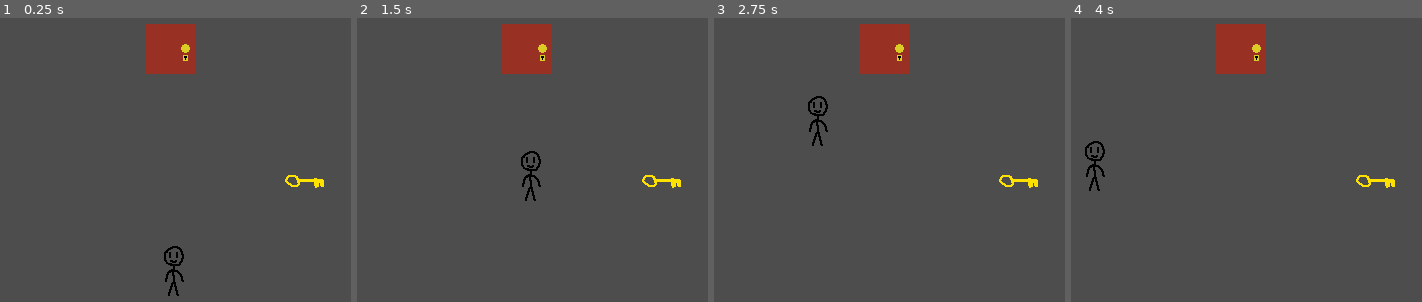
Above: before the commit, frames 1-4 (left to right).
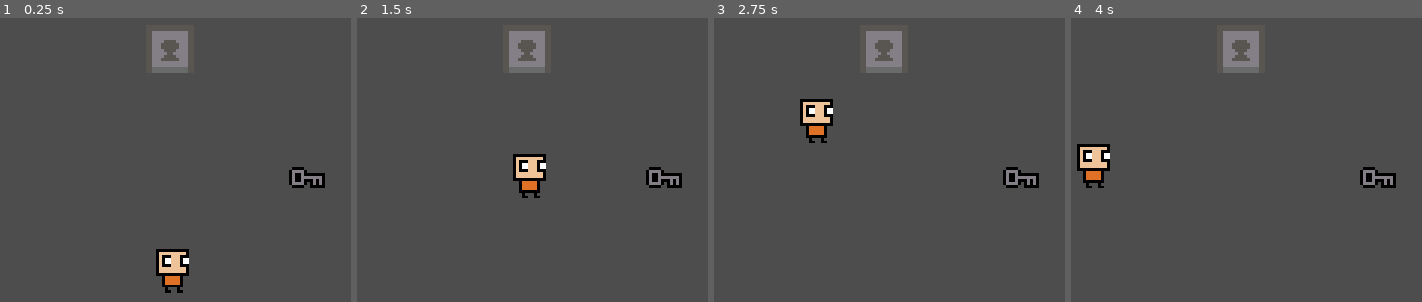
Above: after the commit, the same moments.

Repository: dullxxisdead/My-Godot-Journey
Game: Godot game, scene res://main_node_2d.tscn
The game is run twice, just before and just after one commit, with the same random seed, the same clock (stepped at 60 frames per second) and the same inputs.
Inputs:
- Up to frame 1 (0.25 s): no input
- Up to frame 2 (1.5 s): tap Enter at 0.5 s; hold W (MovePlayerUP) from 0.53 s (still down); tap F (PlayerAction) at 0.6, 1.35 s
- Up to frame 3 (2.75 s): release W (MovePlayerUP) at 2.03 s; hold A (MovePlayerLeft) from 2.03 s (still down); tap F (PlayerAction) at 2.1 s
- Up to frame 4 (4 s): tap F (PlayerAction) at 2.85, 3.6 s; release A (MovePlayerLeft) at 3.53 s; hold S (MovePlayerDown) from 3.53 s (still down)

The runs differ from the first frame. In frame 1, 4.3% of the frame differs, in the area x 41-93%, y 2-98%; in frame 2, 4.3%, in the area x 41-93%, y 2-65%; in frame 3, 4.3%; in frame 4, 4.3%.

Commit message:
Я просто боженька

Diff:
--- a/interactive-door/door.gd
+++ b/interactive-door/door.gd
@@ -7,6 +7,8 @@
 var door_open = false
 
 var player_nearby = false
+
+signal door_unlocked
 
 func _process(delta: float) -> void:
 	door_interaction()
@@ -25,6 +27,9 @@
 	if player_have_key == true:
 		door_locked = false
 		print("Дверь отперта!")
+		$DoorSprite.show()
+		$DoorLockedSprite.hide()
+		door_unlocked.emit()
 	else:
 		print("Дверь заперта. Нужен ключ!")
 		return
@@ -32,10 +37,16 @@
 func open_door():
 	door_open = true
 	print("Дверь открыта.")
+	$DoorSprite.hide()
+	$DoorOpenedSprite.show()
+	$StaticBody2D/DoorCollision.disabled = true
 
 func close_door():
 	door_open = false
 	print("Дверь закрыта.")
+	$DoorSprite.show()
+	$DoorOpenedSprite.hide()
+	$StaticBody2D/DoorCollision.disabled = false
 
 func _on_area_2d_body_entered(body: Node2D) -> void:
 	player_nearby = true
--- a/interactive-door/key.gd
+++ b/interactive-door/key.gd
@@ -4,4 +4,4 @@
 
 func _on_area_2d_PLAYER_entered(body: Node2D) -> void:
 	print("Вы взяли ключ!")
-	hide()
+	queue_free()
--- a/interactive-door/main_node_2d.tscn
+++ b/interactive-door/main_node_2d.tscn
@@ -1,14 +1,12 @@
 [gd_scene format=3 uid="uid://bshhoi1mmsbia"]
 
 [ext_resource type="Script" uid="uid://dq5ca8wg8rd7a" path="res://player.gd" id="1_f73ox"]
-[ext_resource type="Texture2D" uid="uid://c2ktovkgekwak" path="res://Sprites/Player_main.png" id="1_wqkee"]
+[ext_resource type="Texture2D" uid="uid://uuj341p8ufgt" path="res://Sprites/WeaponCrypt.png" id="2_3v44e"]
 [ext_resource type="Script" uid="uid://c7f1sbqwfvoyt" path="res://door.gd" id="3_45nqt"]
-[ext_resource type="Texture2D" uid="uid://dbhq1pw8hf48b" path="res://Sprites/Door Locked.png" id="4_3v44e"]
-[ext_resource type="Texture2D" uid="uid://g6rys42scc40" path="res://Sprites/Key.png" id="5_3v44e"]
 [ext_resource type="Script" uid="uid://bcovr2x0p5pnu" path="res://key.gd" id="5_g3df5"]
 
 [sub_resource type="RectangleShape2D" id="RectangleShape2D_822dq"]
-size = Vector2(29, 53)
+size = Vector2(43, 48)
 
 [sub_resource type="RectangleShape2D" id="RectangleShape2D_ruqxh"]
 size = Vector2(50, 50)
@@ -17,7 +15,7 @@
 size = Vector2(82, 78)
 
 [sub_resource type="RectangleShape2D" id="RectangleShape2D_emy68"]
-size = Vector2(45, 22)
+size = Vector2(43, 29)
 
 [node name="MainNode2D" type="Node2D" unique_id=402872124]
 
@@ -26,10 +24,23 @@
 collision_layer = 2
 script = ExtResource("1_f73ox")
 
-[node name="Sprite2D" type="Sprite2D" parent="Player" unique_id=1435625381]
-texture = ExtResource("1_wqkee")
+[node name="PlayerSprite" type="Sprite2D" parent="Player" unique_id=1435625381]
+texture_filter = 1
+scale = Vector2(3, 3)
+texture = ExtResource("2_3v44e")
+region_enabled = true
+region_rect = Rect2(49, 49, 12, 15)
+
+[node name="PlayerKeySprite" type="Sprite2D" parent="Player" unique_id=1534815992]
+visible = false
+texture_filter = 1
+scale = Vector2(3, 3)
+texture = ExtResource("2_3v44e")
+region_enabled = true
+region_rect = Rect2(66, 32, 14, 16)
 
 [node name="CollisionShape2D" type="CollisionShape2D" parent="Player" unique_id=945573357]
+position = Vector2(0.5, 0)
 shape = SubResource("RectangleShape2D_822dq")
 
 [node name="Door" type="Node2D" parent="." unique_id=105114842]
@@ -38,11 +49,31 @@
 
 [node name="StaticBody2D" type="StaticBody2D" parent="Door" unique_id=1338284614]
 
-[node name="CollisionShape2D" type="CollisionShape2D" parent="Door/StaticBody2D" unique_id=8700390]
+[node name="DoorCollision" type="CollisionShape2D" parent="Door/StaticBody2D" unique_id=8700390]
 shape = SubResource("RectangleShape2D_ruqxh")
 
-[node name="Sprite2D" type="Sprite2D" parent="Door" unique_id=1562474129]
-texture = ExtResource("4_3v44e")
+[node name="DoorLockedSprite" type="Sprite2D" parent="Door" unique_id=1562474129]
+texture_filter = 1
+scale = Vector2(3, 3)
+texture = ExtResource("2_3v44e")
+region_enabled = true
+region_rect = Rect2(128, 0, 16, 16)
+
+[node name="DoorSprite" type="Sprite2D" parent="Door" unique_id=1869319725]
+visible = false
+texture_filter = 1
+scale = Vector2(3, 3)
+texture = ExtResource("2_3v44e")
+region_enabled = true
+region_rect = Rect2(112, 0, 16, 16)
+
+[node name="DoorOpenedSprite" type="Sprite2D" parent="Door" unique_id=1045991277]
+visible = false
+texture_filter = 1
+scale = Vector2(3, 3)
+texture = ExtResource("2_3v44e")
+region_enabled = true
+region_rect = Rect2(144, 0, 16, 16)
 
 [node name="Area2D" type="Area2D" parent="Door" unique_id=219383147]
 light_mask = 3
@@ -57,16 +88,22 @@
 script = ExtResource("5_g3df5")
 
 [node name="Sprite2D" type="Sprite2D" parent="Key" unique_id=1080245096]
-texture = ExtResource("5_3v44e")
+texture_filter = 1
+scale = Vector2(3, 3)
+texture = ExtResource("2_3v44e")
+region_enabled = true
+region_rect = Rect2(112, 66, 16, 14)
 
 [node name="Area2D" type="Area2D" parent="Key" unique_id=1374685647]
 collision_mask = 2
 
 [node name="CollisionShape2D" type="CollisionShape2D" parent="Key/Area2D" unique_id=344103188]
-position = Vector2(-1.5, 1)
+position = Vector2(1.5, -0.5)
 shape = SubResource("RectangleShape2D_emy68")
 
+[connection signal="door_unlocked" from="Door" to="Player" method="_on_door_door_unlocked"]
 [connection signal="body_entered" from="Door/Area2D" to="Door" method="_on_area_2d_body_entered"]
 [connection signal="body_exited" from="Door/Area2D" to="Door" method="_on_area_2d_body_exited"]
+[connection signal="body_entered" from="Key/Area2D" to="Player" method="_on_area_2d_PLAYER_entered"]
 [connection signal="body_entered" from="Key/Area2D" to="Door" method="_on_area_2d_PLAYER_entered"]
 [connection signal="body_entered" from="Key/Area2D" to="Key" method="_on_area_2d_PLAYER_entered"]
--- a/interactive-door/player.gd
+++ b/interactive-door/player.gd
@@ -1,6 +1,7 @@
 extends CharacterBody2D
 
 @export var speed = 100
+
 
 func _physics_process(delta: float) -> void:
 	if Input.is_action_pressed("MovePlayerUP"):
@@ -18,3 +19,13 @@
 		velocity.x = 0
 	velocity = velocity.normalized() * speed
 	move_and_slide()
+
+
+func _on_area_2d_PLAYER_entered(body: Node2D) -> void:
+	$PlayerSprite.hide()
+	$PlayerKeySprite.show()
+
+
+func _on_door_door_unlocked() -> void:
+	$PlayerKeySprite.hide()
+	$PlayerSprite.show()
Binary file added: interactive-door/Sprites/WeaponCrypt.png
Not shown, added: interactive-door/Sprites/WeaponCrypt.png.import
